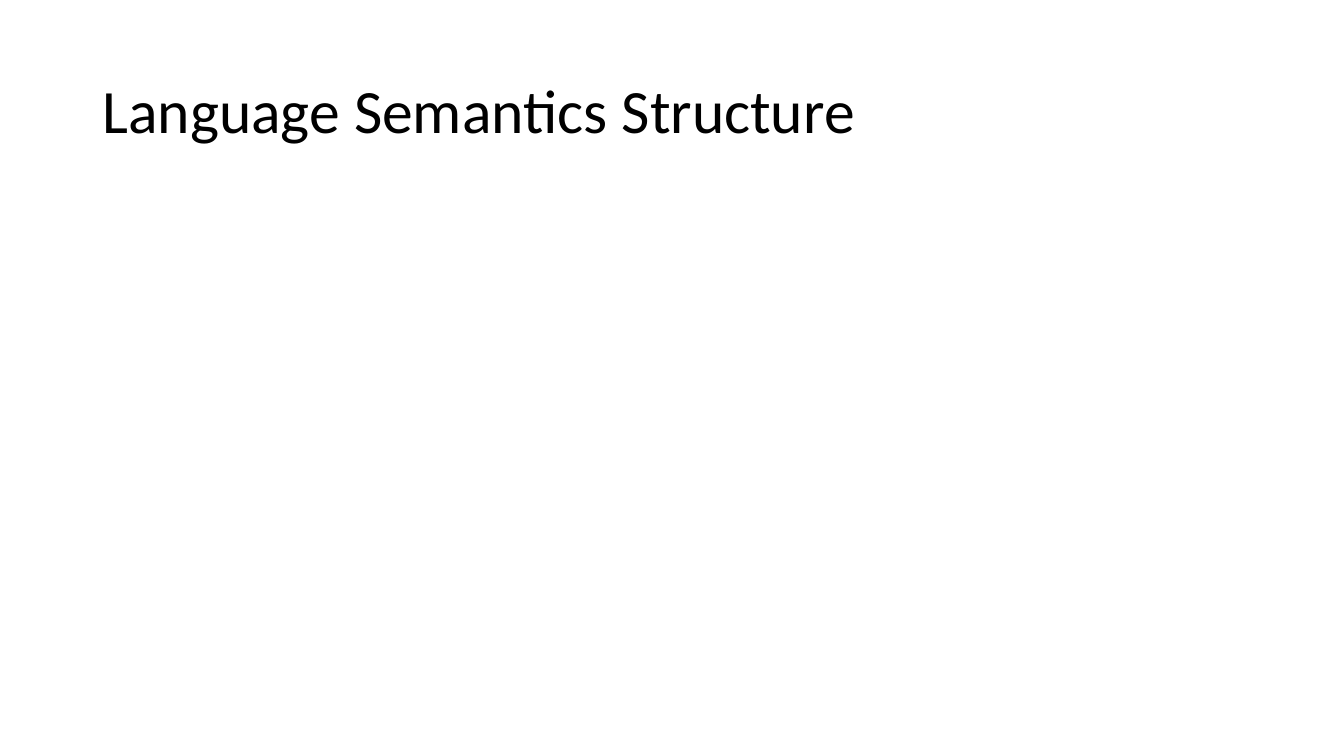
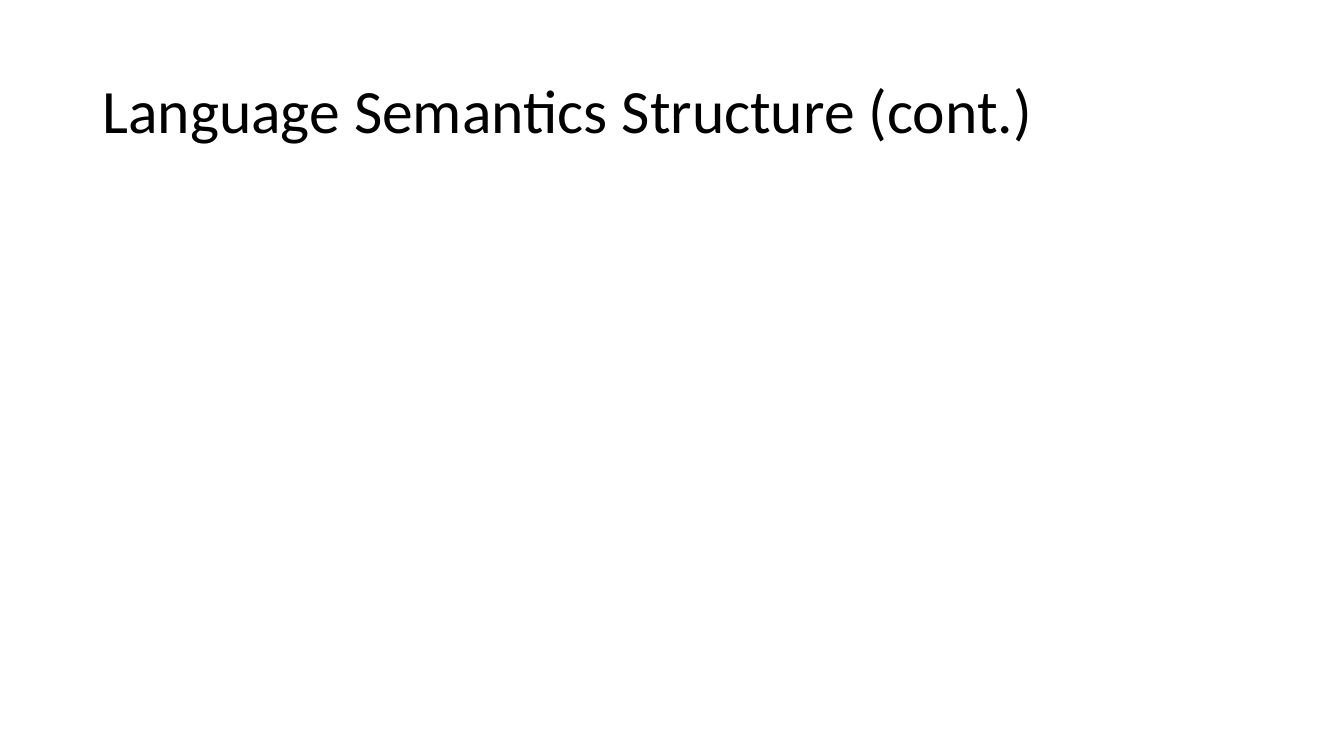
Before and after one commit to kmorris3/rodin_scxml_plugin, a slide deck: slide 10 of manuscripts/ICTAC2023/ICTAC-2023-Presentation.pptx (slide 8 before the commit). Drawn at 1344x756 pixels with LibreOffice and Linux fonts; fonts in the diff are those of the drawing. Boxes give left, top, right and bottom in pixels: in the first picture for what was removed or moved away, otherwise in the second. Text is boxed around its words. In the diff, an @@ line names an element or a change of style, - is before the commit and + after.

```diff
--- a/manuscripts/ICTAC2023/ICTAC-2023-Presentation.pptx
+++ b/manuscripts/ICTAC2023/ICTAC-2023-Presentation.pptx
@@ title at box(102, 88, 1032, 144): text changed @@
-Language Semantics Structure
+Language Semantics Structure (cont.)
```
Also in this commit, not shown: 5 other slides changed, 4 slides added, 3 slides removed.
